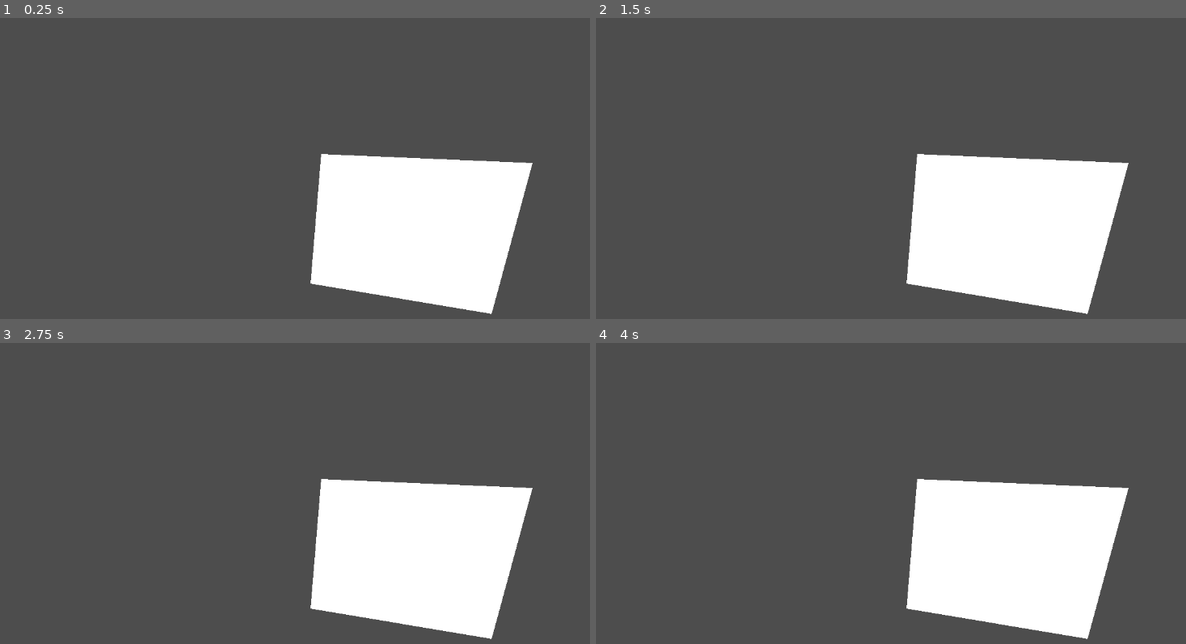
Above: before the commit, frames 1-4 (two rows, left to right).
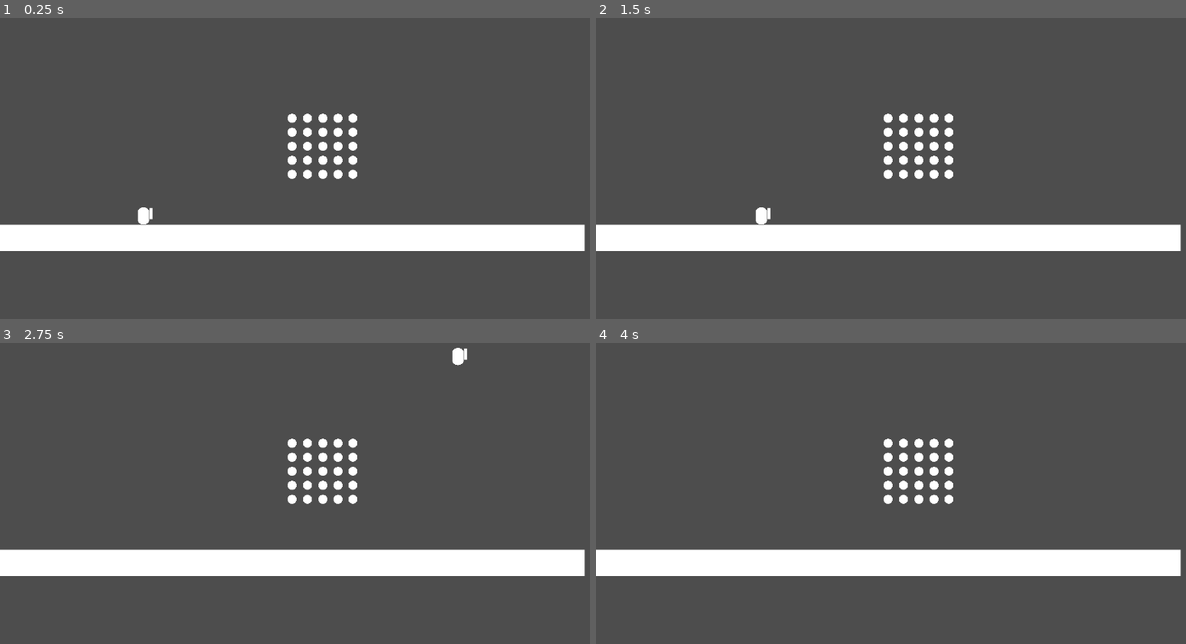
Above: after the commit, the same moments.

Repository: init-Sense/antlia
Game: Godot game, scene res://levels/level_00.tscn
Same seed, same stepped clock (60 frames per second), same inputs: the game is played once before the commit and once after it. The project has no main scene, so this scene is started directly.
Inputs:
- Up to frame 1 (0.25 s): no input
- Up to frame 2 (1.5 s): tap Enter at 0.5 s; hold D (move_right, bound only after the commit) from 0.53 s (still down); tap F (equip_flute, bound only after the commit) at 0.6 s; tap Space (jump, bound only after the commit) at 0.77, 0.8, 1.07, 1.25, 1.35 s
- Up to frame 3 (2.75 s): tap Space (jump, bound only after the commit) at 1.52, 1.82, 2.3 s; tap F (equip_flute, bound only after the commit) at 1.55, 2.1 s; release D (move_right, bound only after the commit) at 2.03 s; hold A (move_left, bound only after the commit) from 2.03 s (still down)
- Up to frame 4 (4 s): tap Enter at 2.75 s; release A (move_left, bound only after the commit) at 2.78 s; hold D (move_right, bound only after the commit) from 2.78 s (still down); tap F (equip_flute, bound only after the commit) at 2.85 s; tap Space (jump, bound only after the commit) at 3.02, 3.32, 3.5, 3.6, 3.77 s

The runs differ from the first frame. In frame 1, 19% of the frame differs, in the area x 0-100%, y 31-99%; in frame 2, 19%; in frame 3, 19%; in frame 4, 19%.

Commit message:
feat-wip: rune puzzle mechanic

Diff:
--- a/levels/level_00.tscn
+++ b/levels/level_00.tscn
@@ -1,11 +1,29 @@
-[gd_scene format=3 uid="uid://w81uxd2416e5"]
+[gd_scene load_steps=5 format=3 uid="uid://w81uxd2416e5"]
+
+[ext_resource type="PackedScene" uid="uid://bonct5gi6l6pm" path="res://prefabs/player.tscn" id="1_gkh1h"]
+[ext_resource type="PackedScene" uid="uid://d3qpmtkdpruux" path="res://prefabs/grid_5x5.tscn" id="1_sj2j1"]
+
+[sub_resource type="RectangleShape2D" id="RectangleShape2D_sj2j1"]
+size = Vector2(1566, 47.5)
+
+[sub_resource type="BoxMesh" id="BoxMesh_q2qjg"]
 
 [node name="Level00" type="Node2D"]
 
-[node name="CanvasLayer" type="CanvasLayer" parent="."]
+[node name="Grid" parent="." instance=ExtResource("1_sj2j1")]
+position = Vector2(320, -41)
+scale = Vector2(0.5, 0.5)
 
-[node name="Parallax2D" type="Parallax2D" parent="CanvasLayer"]
+[node name="Player" parent="." node_paths=PackedStringArray("grid") instance=ExtResource("1_gkh1h")]
+grid = NodePath("../Grid")
 
-[node name="Polygon2D" type="Polygon2D" parent="CanvasLayer/Parallax2D"]
-position = Vector2(364, 97)
-polygon = PackedVector2Array(209, 241, 190, 472, 513, 526, 586, 257)
+[node name="StaticBody2D" type="StaticBody2D" parent="."]
+
+[node name="CollisionShape2D" type="CollisionShape2D" parent="StaticBody2D"]
+position = Vector2(2, 121.75)
+shape = SubResource("RectangleShape2D_sj2j1")
+
+[node name="MeshInstance2D" type="MeshInstance2D" parent="StaticBody2D"]
+position = Vector2(2.625, 122.5)
+scale = Vector2(1569.25, 47)
+mesh = SubResource("BoxMesh_q2qjg")
--- /dev/null
+++ b/prefabs/cell.tscn
@@ -0,0 +1,13 @@
+[gd_scene load_steps=3 format=3 uid="uid://drbj4cjib3rvo"]
+
+[ext_resource type="Script" uid="uid://cuwtufte20jy2" path="res://scripts/cell.gd" id="1_kef27"]
+
+[sub_resource type="SphereMesh" id="SphereMesh_kef27"]
+
+[node name="Cell" type="Node2D"]
+script = ExtResource("1_kef27")
+
+[node name="MeshInstance2D" type="MeshInstance2D" parent="."]
+position = Vector2(1.19209e-06, 0.115648)
+scale = Vector2(32.0363, 31.7687)
+mesh = SubResource("SphereMesh_kef27")
--- /dev/null
+++ b/prefabs/grid_5x5.tscn
@@ -0,0 +1,117 @@
+[gd_scene load_steps=3 format=3 uid="uid://d3qpmtkdpruux"]
+
+[ext_resource type="Script" uid="uid://d2wnk015y8iun" path="res://scripts/grid.gd" id="1_bounl"]
+[ext_resource type="PackedScene" uid="uid://drbj4cjib3rvo" path="res://prefabs/cell.tscn" id="2_5ar3y"]
+
+[node name="Grid5x5" type="Node2D"]
+script = ExtResource("1_bounl")
+
+[node name="Camera2D" type="Camera2D" parent="."]
+
+[node name="row_n2" type="Node2D" parent="."]
+position = Vector2(0, -100)
+
+[node name="n2_n2" parent="row_n2" instance=ExtResource("2_5ar3y")]
+position = Vector2(-110, 0)
+coords = Vector2i(-2, -2)
+
+[node name="n2_n1" parent="row_n2" instance=ExtResource("2_5ar3y")]
+position = Vector2(-55, 0)
+coords = Vector2i(-2, -1)
+
+[node name="n2_0" parent="row_n2" instance=ExtResource("2_5ar3y")]
+coords = Vector2i(-2, 0)
+
+[node name="n2_p1" parent="row_n2" instance=ExtResource("2_5ar3y")]
+position = Vector2(107, 0)
+coords = Vector2i(-2, 1)
+
+[node name="n2_p2" parent="row_n2" instance=ExtResource("2_5ar3y")]
+position = Vector2(54, 0)
+coords = Vector2i(-2, 2)
+
+[node name="row_n1" type="Node2D" parent="."]
+position = Vector2(0, -50)
+
+[node name="n1_n2" parent="row_n1" instance=ExtResource("2_5ar3y")]
+position = Vector2(-110, 0)
+coords = Vector2i(-1, -2)
+
+[node name="n1_n1" parent="row_n1" instance=ExtResource("2_5ar3y")]
+position = Vector2(-55, 0)
+coords = Vector2i(-1, -1)
+
+[node name="n1_0" parent="row_n1" instance=ExtResource("2_5ar3y")]
+coords = Vector2i(-1, 0)
+
+[node name="n1_p1" parent="row_n1" instance=ExtResource("2_5ar3y")]
+position = Vector2(107, 0)
+coords = Vector2i(-1, 1)
+
+[node name="n1_p2" parent="row_n1" instance=ExtResource("2_5ar3y")]
+position = Vector2(54, 0)
+coords = Vector2i(-1, 2)
+
+[node name="row_0" type="Node2D" parent="."]
+
+[node name="0_n2" parent="row_0" instance=ExtResource("2_5ar3y")]
+position = Vector2(-110, 0)
+coords = Vector2i(0, -2)
+
+[node name="0_n1" parent="row_0" instance=ExtResource("2_5ar3y")]
+position = Vector2(-55, 0)
+coords = Vector2i(0, -1)
+
+[node name="0_p0" parent="row_0" instance=ExtResource("2_5ar3y")]
+
+[node name="0_p1" parent="row_0" instance=ExtResource("2_5ar3y")]
+position = Vector2(107, 0)
+coords = Vector2i(0, 1)
+
+[node name="0_p2" parent="row_0" instance=ExtResource("2_5ar3y")]
+position = Vector2(54, 0)
+coords = Vector2i(0, 2)
+
+[node name="row_p1" type="Node2D" parent="."]
+position = Vector2(0, 50)
+
+[node name="p1_n2" parent="row_p1" instance=ExtResource("2_5ar3y")]
+position = Vector2(-110, 0)
+coords = Vector2i(1, -2)
+
+[node name="p1_n1" parent="row_p1" instance=ExtResource("2_5ar3y")]
+position = Vector2(-55, 0)
+coords = Vector2i(1, -1)
+
+[node name="p1_0" parent="row_p1" instance=ExtResource("2_5ar3y")]
+coords = Vector2i(1, 0)
+
+[node name="p1_p1" parent="row_p1" instance=ExtResource("2_5ar3y")]
+position = Vector2(107, 0)
+coords = Vector2i(1, 1)
+
+[node name="p1_p2" parent="row_p1" instance=ExtResource("2_5ar3y")]
+position = Vector2(54, 0)
+coords = Vector2i(1, 2)
+
+[node name="row_p2" type="Node2D" parent="."]
+position = Vector2(0, 100)
+
+[node name="p2_n2" parent="row_p2" instance=ExtResource("2_5ar3y")]
+position = Vector2(-110, 0)
+coords = Vector2i(2, -2)
+
+[node name="p2_n1" parent="row_p2" instance=ExtResource("2_5ar3y")]
+position = Vector2(-55, 0)
+coords = Vector2i(2, -1)
+
+[node name="p2_0" parent="row_p2" instance=ExtResource("2_5ar3y")]
+coords = Vector2i(2, 0)
+
+[node name="p2_p1" parent="row_p2" instance=ExtResource("2_5ar3y")]
+position = Vector2(107, 0)
+coords = Vector2i(2, 1)
+
+[node name="p2_p2" parent="row_p2" instance=ExtResource("2_5ar3y")]
+position = Vector2(54, 0)
+coords = Vector2i(2, 2)
--- a/prefabs/player.tscn
+++ b/prefabs/player.tscn
@@ -1,9 +1,28 @@
-[gd_scene load_steps=2 format=3 uid="uid://bonct5gi6l6pm"]
+[gd_scene load_steps=5 format=3 uid="uid://bonct5gi6l6pm"]
+
+[ext_resource type="Script" uid="uid://r248qfche30" path="res://scripts/player.gd" id="1_72ieh"]
 
 [sub_resource type="CapsuleShape2D" id="CapsuleShape2D_fp3wc"]
 
+[sub_resource type="CapsuleMesh" id="CapsuleMesh_fp3wc"]
+
+[sub_resource type="BoxMesh" id="BoxMesh_72ieh"]
+
 [node name="Player" type="CharacterBody2D"]
+script = ExtResource("1_72ieh")
 
 [node name="CollisionShape2D" type="CollisionShape2D" parent="."]
 position = Vector2(0, -15)
 shape = SubResource("CapsuleShape2D_fp3wc")
+
+[node name="Camera2D" type="Camera2D" parent="."]
+
+[node name="MeshInstance2D" type="MeshInstance2D" parent="."]
+position = Vector2(-3.27826e-07, -14.75)
+scale = Vector2(20, 15.25)
+mesh = SubResource("CapsuleMesh_fp3wc")
+
+[node name="Flute" type="MeshInstance2D" parent="."]
+position = Vector2(13.5, -18.875)
+scale = Vector2(5, 20.25)
+mesh = SubResource("BoxMesh_72ieh")
--- a/project.godot
+++ b/project.godot
@@ -23,3 +23,66 @@
 "res://prefabs/": "purple",
 "res://scripts/": "teal"
 }
+
+[input]
+
+move_right={
+"deadzone": 0.2,
+"events": [Object(InputEventKey,"resource_local_to_scene":false,"resource_name":"","device":-1,"window_id":0,"alt_pressed":false,"shift_pressed":false,"ctrl_pressed":false,"meta_pressed":false,"pressed":false,"keycode":0,"physical_keycode":68,"key_label":0,"unicode":100,"location":0,"echo":false,"script":null)
+]
+}
+move_left={
+"deadzone": 0.2,
+"events": [Object(InputEventKey,"resource_local_to_scene":false,"resource_name":"","device":-1,"window_id":0,"alt_pressed":false,"shift_pressed":false,"ctrl_pressed":false,"meta_pressed":false,"pressed":false,"keycode":0,"physical_keycode":65,"key_label":0,"unicode":97,"location":0,"echo":false,"script":null)
+]
+}
+jump={
+"deadzone": 0.2,
+"events": [Object(InputEventKey,"resource_local_to_scene":false,"resource_name":"","device":-1,"window_id":0,"alt_pressed":false,"shift_pressed":false,"ctrl_pressed":false,"meta_pressed":false,"pressed":false,"keycode":0,"physical_keycode":32,"key_label":0,"unicode":32,"location":0,"echo":false,"script":null)
+]
+}
+la={
+"deadzone": 0.2,
+"events": [Object(InputEventKey,"resource_local_to_scene":false,"resource_name":"","device":-1,"window_id":0,"alt_pressed":false,"shift_pressed":false,"ctrl_pressed":false,"meta_pressed":false,"pressed":false,"keycode":0,"physical_keycode":54,"key_label":0,"unicode":54,"location":0,"echo":false,"script":null)
+]
+}
+si={
+"deadzone": 0.2,
+"events": [Object(InputEventKey,"resource_local_to_scene":false,"resource_name":"","device":-1,"window_id":0,"alt_pressed":false,"shift_pressed":false,"ctrl_pressed":false,"meta_pressed":false,"pressed":false,"keycode":0,"physical_keycode":55,"key_label":0,"unicode":55,"location":0,"echo":false,"script":null)
+]
+}
+do={
+"deadzone": 0.2,
+"events": [Object(InputEventKey,"resource_local_to_scene":false,"resource_name":"","device":-1,"window_id":0,"alt_pressed":false,"shift_pressed":false,"ctrl_pressed":false,"meta_pressed":false,"pressed":false,"keycode":0,"physical_keycode":49,"key_label":0,"unicode":49,"location":0,"echo":false,"script":null)
+]
+}
+re={
+"deadzone": 0.2,
+"events": [Object(InputEventKey,"resource_local_to_scene":false,"resource_name":"","device":-1,"window_id":0,"alt_pressed":false,"shift_pressed":false,"ctrl_pressed":false,"meta_pressed":false,"pressed":false,"keycode":0,"physical_keycode":50,"key_label":0,"unicode":50,"location":0,"echo":false,"script":null)
+]
+}
+mi={
+"deadzone": 0.2,
+"events": [Object(InputEventKey,"resource_local_to_scene":false,"resource_name":"","device":-1,"window_id":0,"alt_pressed":false,"shift_pressed":false,"ctrl_pressed":false,"meta_pressed":false,"pressed":false,"keycode":0,"physical_keycode":51,"key_label":0,"unicode":51,"location":0,"echo":false,"script":null)
+]
+}
+fa={
+"deadzone": 0.2,
+"events": [Object(InputEventKey,"resource_local_to_scene":false,"resource_name":"","device":-1,"window_id":0,"alt_pressed":false,"shift_pressed":false,"ctrl_pressed":false,"meta_pressed":false,"pressed":false,"keycode":0,"physical_keycode":52,"key_label":0,"unicode":52,"location":0,"echo":false,"script":null)
+]
+}
+sol={
+"deadzone": 0.2,
+"events": [Object(InputEventKey,"resource_local_to_scene":false,"resource_name":"","device":-1,"window_id":0,"alt_pressed":false,"shift_pressed":false,"ctrl_pressed":false,"meta_pressed":false,"pressed":false,"keycode":0,"physical_keycode":53,"key_label":0,"unicode":53,"location":0,"echo":false,"script":null)
+]
+}
+equip_flute={
+"deadzone": 0.2,
+"events": [Object(InputEventKey,"resource_local_to_scene":false,"resource_name":"","device":-1,"window_id":0,"alt_pressed":false,"shift_pressed":false,"ctrl_pressed":false,"meta_pressed":false,"pressed":false,"keycode":0,"physical_keycode":70,"key_label":0,"unicode":102,"location":0,"echo":false,"script":null)
+]
+}
+do2={
+"deadzone": 0.2,
+"events": [Object(InputEventKey,"resource_local_to_scene":false,"resource_name":"","device":-1,"window_id":0,"alt_pressed":false,"shift_pressed":false,"ctrl_pressed":false,"meta_pressed":false,"pressed":false,"keycode":0,"physical_keycode":55,"key_label":0,"unicode":55,"location":0,"echo":false,"script":null)
+]
+}
--- /dev/null
+++ b/scripts/cell.gd
@@ -0,0 +1,3 @@
+extends Node2D
+
+@export var coords: Vector2i
--- /dev/null
+++ b/scripts/grid.gd
@@ -0,0 +1,38 @@
+#grid.gd
+extends Node
+
+#region grid
+# where we start
+@onready var root_cell: Vector2i
+# the current active cell
+@onready var current_cell: Vector2i = root_cell
+# the grid that needs to be generated from the cells
+var grid: Array[Vector2i]
+# the link between two cells
+var links: Array[Vector2i]
+# the puzzle solution
+@export var solution: Array[Vector2i]
+@export var links_limit: int
+
+func _ready():
+	print_tree_pretty()
+	pass
+	#for each cell in grid:
+	# build matrix and compute boundaries from center
+
+func link(element0: Vector2, element1: Vector2):
+	pass
+	# check if distance is no more than one
+
+	# check if computation exceeds boundaries (i.e.: matrix is 5x5 and boundaries are [-2,2])
+
+	# at the end, check if the player_attempt array is equal to the solution array
+	if links == solution:
+		pass
+	else:
+		reset()
+
+func reset():
+	# reset state
+	pass
+#endregion
--- a/scripts/player.gd
+++ b/scripts/player.gd
@@ -1,2 +1,34 @@
-extends Node
-# hi
+extends CharacterBody2D
+
+@export var speed = 1200
+@export var jump_speed = -1800
+@export var gravity = 4000
+@export_range(0.0, 1.0) var friction = 0.1
+@export_range(0.0 , 1.0) var acceleration = 0.25
+
+var flute_equipped = false
+@onready var flute: MeshInstance2D = $Flute
+@export var grid: Node = null
+
+func _physics_process(delta):
+	if Input.is_action_just_pressed("equip_flute"):
+		flute_equipped = !flute_equipped
+		flute.visible = flute_equipped
+		if flute_equipped:
+			flute.visible = true
+		else:
+			flute.visible = false
+
+	if flute_equipped:
+		velocity = Vector2.ZERO
+	else:
+		velocity.y += gravity * delta
+		var dir = Input.get_axis("move_left", "move_right")
+		if dir != 0:
+			velocity.x = lerp(velocity.x, dir * speed, acceleration)
+		else:
+			velocity.x = lerp(velocity.x, 0.0, friction)
+
+		move_and_slide()
+		if Input.is_action_just_pressed("jump") and is_on_floor():
+			velocity.y = jump_speed
Not shown, added: scripts/cell.gd.uid
Not shown, added: scripts/grid.gd.uid
